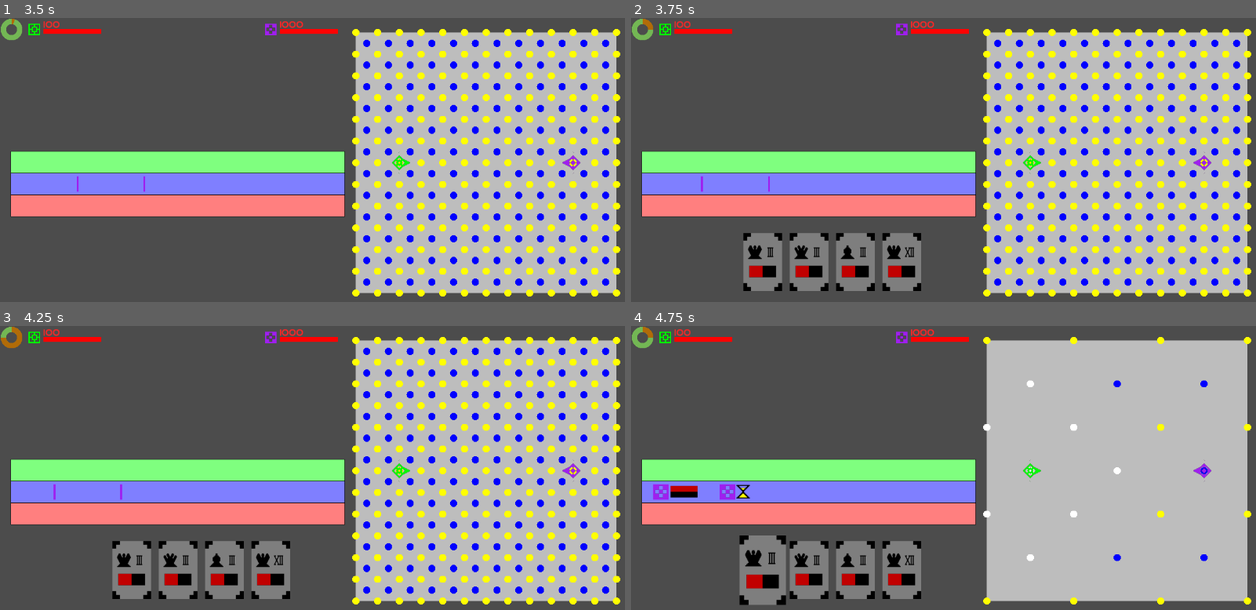
Above: before the commit, frames 1-4 (two rows, left to right).
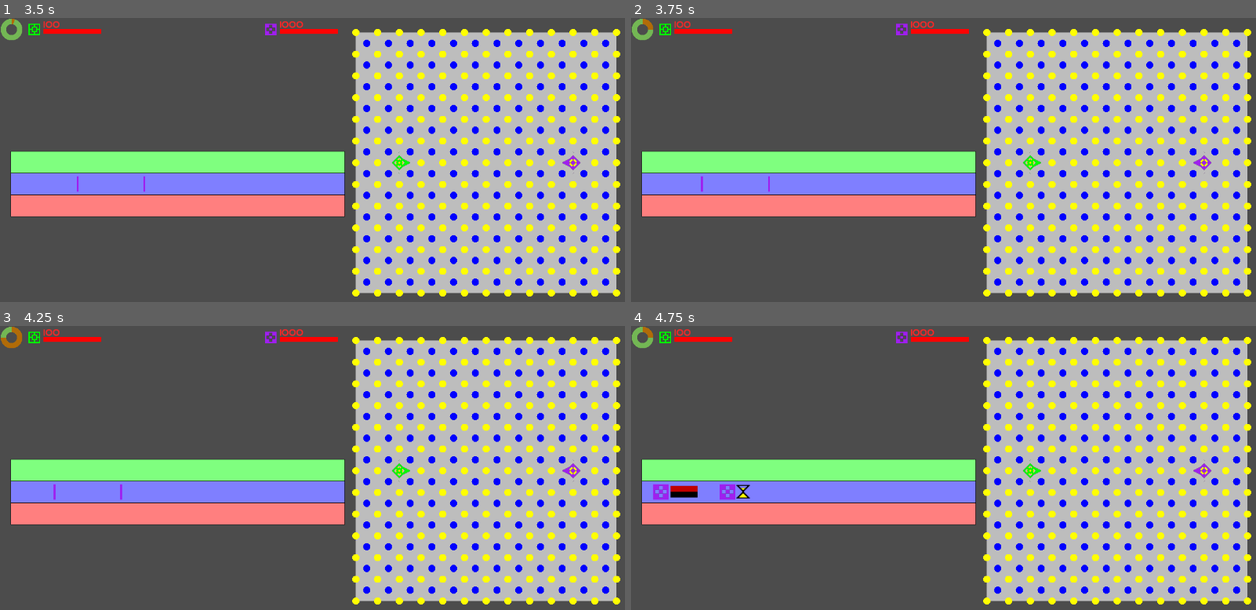
Above: after the commit, the same moments.

Repository: Pe3Hu/kanikani
Game: Godot game, scene res://scenes/Game.tscn
Two runs of this game, one before a commit and one after it. Both use one fixed random seed, a clock stepped at 60 frames per second and the inputs below.
Inputs (mouse positions are in pixels of both pictures, inside the frame that each line leads up to):
- Up to frame 1 (3.5 s): tap Enter at 0.5, 2 s; move the mouse to (450, 148) at 0.52 s; hold W 0.53-1.28 s; tap Q at 0.6, 2.85 s; click (450, 148) at 0.67 s; tap Space at 1.25, 2.75 s; move the mouse to (187, 177) at 1.27 s; hold S 1.28-2.03 s; tap 1 at 1.35 s; move the mouse to (375, 100) at 2.02 s; hold W from 2.03 s (still down); tap 2 at 2.1 s; move the mouse to (281, 219) at 2.77 s; click (281, 219) at 2.92 s
- Up to frame 2 (3.75 s): tap Enter at 3.5 s; move the mouse to (1131, 205) at 3.52 s; release W at 3.53 s; hold A from 3.53 s (still down); tap 1 at 3.6 s
- Up to frame 3 (4.25 s): keep holding A
- Up to frame 4 (4.75 s): keep holding A; move the mouse to (762, 570) at 4.27 s; tap 2 at 4.35 s; click (762, 570) at 4.42 s

Frame 1 is identical in both runs. In frame 2, 4.9% of the frame differs, in the area x 17-47%, y 75-97%; in frame 3, 4.9%; in frame 4, 13%, in the area x 17-100%, y 3-99%.

Commit message:
update version 0.0071
1. check 12 king func fix
2. Effect update_max func added
3. Cord update_pauses added

Diff:
--- a/scripts/Classes_1.gd
+++ b/scripts/Classes_1.gd
@@ -82,168 +82,6 @@
 			obj.ballroom.dict.dot[arr.n.front()][arr.dot.front().vec.grid.y].append(obj.ballroom.dict.position[input.position])
 			obj.ballroom.dict.position[input.position].arr.n.append(arr.n.front())
 
-class Examinee:
-	var dict = {}
-	var obj = {}
-
-	func _init(input_):
-		obj.exam = input_.exam
-		var team = obj.exam.obj.examiner.obj.troupe.word.team
-		var ballroom = obj.exam.obj.examiner.obj.troupe.obj.ballroom
-		var dancers = ballroom.dict.troupe[Global.dict.opponent[team]].arr.dancer
-
-		for key in input_.description.keys():
-			dict[key] = []
-			var data = input_.description[key]
-			var arr_ = find_dancers(dancers,data)
-			dict[key].append_array(arr_)
-
-	func find_dancers(dancers_,key_):
-		var dancers = []
-
-		match key_:
-			"all":
-				return dancers_
-			"max health":
-				var datas = []
-
-				for dancer in dancers_:
-					var data = {}
-					data.dancer = dancer
-					data.value = dancer.get_health()
-					datas.append(data)
-
-				datas.sort_custom(Classes_0.Sorter, "sort_descending")
-				dancers.append(datas.front().dancer)
-
-		return dancers
-
-	func get_goal():
-		var goal = Vector2()
-
-		for main in dict.main:
-			goal += main.vec.position
-
-		goal /= dict.main.size()
-		return goal
-
-class Zone:
-	var word = {}
-	var arr = {}
-	var vec = {}
-	var obj = {}
-	var color = {}
-
-	func _init(input_):
-		vec.distance = input_.description.distance
-		vec.size = input_.description.vector
-		word.type = input_.description.type
-		arr.vertex = []
-		obj.exam = input_.exam
-		color.background = Color.black
-
-	func set_vertexs():
-		match word.type:
-			"circle":
-				var position = obj.exam.obj.card.obj.pas.obj.dot.vec.position
-				arr.vertex.append(position)
-
-	func check_examine(examine_,type_):
-		var inside = null
-
-		match word.type:
-			"circle":
-				var d = arr.vertex.front().distance_to(examine_.vec.position)
-				inside = d <= vec.size.x
-
-		match type_:
-			"inside":
-				return !inside
-			"outside":
-				return inside
-
-class Penalty:
-	var num = {}
-	var word = {}
-	var arr = {}
-	var obj = {}
-
-	func _init(input_):
-		num.value = input_.description.value
-		word.type = input_.description.type
-		word.effect = input_.description.effect
-		obj.exam = input_.exam
-		arr.dancer = []
-
-	func punishment():
-		for dancer in arr.dancer:
-			match word.effect:
-				"instantaneous":
-					match word.type:
-						"percent":
-							var damage = float(dancer.obj.feature.dict["health"].max*num.value)/100
-							dancer.get_damage(damage)
-
-		arr.dancer = []
-
-class Challenge:
-	var num = {}
-	var word = {}
-	var flag = {}
-	var obj = {}
-
-	func _init(input_):
-		num.preparation = {}
-		num.preparation.max = input_.description.preparation
-		num.preparation.current = 0
-		num.hitch = input_.description.hitch
-		num.rest = input_.description.rest
-		word.type = input_.description.type
-		flag.aim = input_.description.aim
-		flag.convergence = input_.description.convergence
-		obj.exam = input_.exam
-
-	func check_examinees():
-		for secondary in obj.exam.obj.examinee.dict.secondary:
-			if obj.exam.obj.zone.check_examine(secondary,word.type):
-				if !obj.exam.obj.penalty.arr.dancer.has(secondary):
-					obj.exam.obj.penalty.arr.dancer.append(secondary)
-
-		print(obj.exam.obj.examinee.dict.secondary,obj.exam.obj.penalty.arr.dancer)
-		if obj.exam.obj.penalty.arr.dancer.size() > 0:
-			obj.exam.obj.penalty.punishment()
-
-class Exam:
-	var word = {}
-	var obj = {}
-
-	func _init(input_):
-		word.name = input_.name
-		obj.examiner = input_.examiner
-		obj.ballroom = obj.examiner.obj.troupe.obj.ballroom
-		obj.card = null
-
-	func set_descriptions():
-		var description = Global.dict.exam.description[word.name]
-
-		for key in description.keys():
-			var input = {}
-			input.exam = self
-			input.description = description[key]
-
-			match key:
-				"examinee":
-					obj.examinee = Classes_1.Examinee.new(input)
-				"challenge":
-					obj.challenge = Classes_1.Challenge.new(input)
-				"zone":
-					obj.zone = Classes_1.Zone.new(input)
-				"penalty":
-					obj.penalty = Classes_1.Penalty.new(input)
-
-	func end():
-		obj.ballroom.arr.exam.erase(self)
-
 class Feature:
 	var obj = {}
 	var dict = {}
@@ -281,11 +119,12 @@
 		dict[name_].discard.append(part_)
 
 	func fill_hand():
+		discard_hand()
+
 		for name_ in dict.keys():
 			while dict[name_].hand.size() < num.draw[name_] && !flag.empty[name_]:
 				draw_part(name_)
 
-		check_12_king()
 		mix_parts()
 
 	func draw_part(name_):
@@ -300,7 +139,6 @@
 				dict[name_].option.append(dict[name_].deck.pop_front())
 
 	func regain_discard(name_):
-		print("#")
 		while dict[name_].discard.size() > 0:
 			dict[name_].deck.append(dict[name_].discard.pop_front())
 
@@ -313,9 +151,10 @@
 			data = get_part(data)
 
 			if data.part != null:
-				if data.key != "option":
+				if data.key != "hand":
+					dict[data.name][data.key].append(dict[data.name].hand.pop_back())
 					dict[data.name][data.key].erase(data.part)
-					dict[data.name].option.append(data.part)
+					dict[data.name].hand.append(data.part)
 
 	func get_part(data_):
 		data_.key = null
@@ -323,18 +162,23 @@
 
 		for key in Global.arr.croupier:
 			for part in dict[data_.name][key]:
-				match data_.part:
+				match data_.name:
 					"pas":
 						if part.num.layer == data_.layer && part.word.chesspiece == data_.chesspiece:
 							data_.part = part
 							data_.key = key
 							return data_
-
 		return data_
 
 	func mix_parts():
 		for name_ in dict.keys():
 			dict[name_].option.shuffle()
+
+		for _i in num.n:
+			for name_ in dict.keys():
+				dict[name_].hand.append(dict[name_].option.pop_front())
+
+		check_12_king()
 
 		for _i in num.n:
 			var data = {}
@@ -342,16 +186,21 @@
 			data.temp = obj.dancer.obj.troupe.word.team == "mob"
 
 			for name_ in dict.keys():
-				data[name_] = dict[name_].option.pop_front()
+				data[name_] = dict[name_].hand[_i]
 
 			Global.obj.easel.add_card(data)
 
 	func discard_hand():
 		for name_ in dict.keys():
 			while dict[name_].hand.size() > 0:
-				dict[name_].discard.append(dict[name_].hand.pop_front())
+				var hand = dict[name_].hand.pop_front()
+				dict[name_].discard.append(hand)
+				hand.obj.card.obj[name_].obj.card = null
+
 			while dict[name_].option.size() > 0:
 				dict[name_].discard.append(dict[name_].option.pop_front())
+
+			flag.empty[name_] = false
 
 class Dancer:
 	var num = {}
@@ -454,7 +303,7 @@
 		var input = {}
 		input.examiner = self
 		input.name = name_
-		var exam = Classes_1.Exam.new(input)
+		var exam = Classes_2.Exam.new(input)
 		arr.exam.append(exam)
 
 	func shift(step_):
--- a/scripts/Classes_2.gd
+++ b/scripts/Classes_2.gd
@@ -119,7 +119,171 @@
 		Global.obj.ballroom.find_nearest_dot(goal)
 		obj.dot = Global.current.dot
 		obj.card.obj.exam.obj.zone.set_vertexs()
-		print(obj.dot.vec.position)
+		Global.current.dancer.get_angle_by_target(obj.dot)
+
+class Examinee:
+	var dict = {}
+	var obj = {}
+
+	func _init(input_):
+		obj.exam = input_.exam
+		var team = obj.exam.obj.examiner.obj.troupe.word.team
+		var ballroom = obj.exam.obj.examiner.obj.troupe.obj.ballroom
+		var dancers = ballroom.dict.troupe[Global.dict.opponent[team]].arr.dancer
+
+		for key in input_.description.keys():
+			dict[key] = []
+			var data = input_.description[key]
+			var arr_ = find_dancers(dancers,data)
+			dict[key].append_array(arr_)
+
+	func find_dancers(dancers_,key_):
+		var dancers = []
+
+		match key_:
+			"all":
+				return dancers_
+			"max health":
+				var datas = []
+
+				for dancer in dancers_:
+					var data = {}
+					data.dancer = dancer
+					data.value = dancer.get_health()
+					datas.append(data)
+
+				datas.sort_custom(Classes_0.Sorter, "sort_descending")
+				dancers.append(datas.front().dancer)
+
+		return dancers
+
+	func get_goal():
+		var goal = Vector2()
+
+		for main in dict.main:
+			goal += main.vec.position
+
+		goal /= dict.main.size()
+		return goal
+
+class Zone:
+	var word = {}
+	var arr = {}
+	var vec = {}
+	var obj = {}
+	var color = {}
+
+	func _init(input_):
+		vec.distance = input_.description.distance
+		vec.size = input_.description.vector
+		word.type = input_.description.type
+		obj.exam = input_.exam
+		color.background = Color.black
+
+	func set_vertexs():
+		arr.vertex = []
+
+		match word.type:
+			"circle":
+				var position = obj.exam.obj.card.obj.pas.obj.dot.vec.position
+				arr.vertex.append(position)
+
+		print("zone",arr.vertex)
+
+	func check_examine(examine_,type_):
+		var inside = null
+
+		match word.type:
+			"circle":
+				var d = arr.vertex.front().distance_to(examine_.vec.position)
+				inside = d <= vec.size.x
+
+		match type_:
+			"inside":
+				return !inside
+			"outside":
+				return inside
+
+class Penalty:
+	var num = {}
+	var word = {}
+	var arr = {}
+	var obj = {}
+
+	func _init(input_):
+		num.value = input_.description.value
+		word.type = input_.description.type
+		word.effect = input_.description.effect
+		obj.exam = input_.exam
+		arr.dancer = []
+
+	func punishment():
+		for dancer in arr.dancer:
+			match word.effect:
+				"instantaneous":
+					match word.type:
+						"percent":
+							var damage = float(dancer.obj.feature.dict["health"].max*num.value)/100
+							dancer.get_damage(damage)
+
+		arr.dancer = []
+
+class Challenge:
+	var num = {}
+	var word = {}
+	var flag = {}
+	var obj = {}
+
+	func _init(input_):
+		num.preparation = {}
+		num.preparation.max = input_.description.preparation
+		num.preparation.current = 0
+		num.hitch = input_.description.hitch
+		num.rest = input_.description.rest
+		word.type = input_.description.type
+		flag.aim = input_.description.aim
+		flag.convergence = input_.description.convergence
+		obj.exam = input_.exam
+
+	func check_examinees():
+		for secondary in obj.exam.obj.examinee.dict.secondary:
+			if obj.exam.obj.zone.check_examine(secondary,word.type):
+				if !obj.exam.obj.penalty.arr.dancer.has(secondary):
+					obj.exam.obj.penalty.arr.dancer.append(secondary)
+
+		if obj.exam.obj.penalty.arr.dancer.size() > 0:
+			obj.exam.obj.penalty.punishment()
+
+class Exam:
+	var word = {}
+	var obj = {}
+
+	func _init(input_):
+		word.name = input_.name
+		obj.examiner = input_.examiner
+		obj.ballroom = obj.examiner.obj.troupe.obj.ballroom
+		obj.card = null
+
+	func set_descriptions():
+		var description = Global.dict.exam.description[word.name]
+
+		for key in description.keys():
+			var input = {}
+			input.exam = self
+			input.description = description[key]
+
+			match key:
+				"examinee":
+					obj.examinee = Classes_2.Examinee.new(input)
+				"challenge":
+					obj.challenge = Classes_2.Challenge.new(input)
+				"zone":
+					obj.zone = Classes_2.Zone.new(input)
+				"penalty":
+					obj.penalty = Classes_2.Penalty.new(input)
+
+	func end():
+		obj.ballroom.arr.exam.erase(self)
 
 class Card:
 	var obj = {}
@@ -154,7 +318,7 @@
 			contents.erase("hitch")
 		if obj.exam.obj.challenge.num.rest == 0:
 			contents.erase("rest")
-		print(contents)
+
 		for content in contents:
 			var input = {}
 			input.value = null
@@ -228,6 +392,7 @@
 		arr.hand = []
 
 	func next_action():
+		arr.hand = []
 		var team = Global.current.dancer.obj.troupe.word.team
 		Global.current.dancer.obj.croupier.fill_hand()
 
@@ -270,3 +435,9 @@
 		for card in arr.hand:
 			if card.word.border == "denied":
 				arr.hand.erase(card)
+
+	func clean_hand():
+		var childs = Global.node.Hand.get_children()
+
+		for child in childs:
+			child.queue_free()
--- a/scripts/Classes_3.gd
+++ b/scripts/Classes_3.gd
@@ -19,6 +19,7 @@
 		match word.content:
 			"rotate":
 				num.value.current = Global.obj.timeflow.num.delta*num.value.max
+				print("!",num.value.max)
 			"move":
 				num.value.current = Global.obj.timeflow.num.delta*num.value.max
 
@@ -28,24 +29,42 @@
 
 	func apply():
 		update_value()
+
 #		dict.effect.cast = ["stream","splash"]
 #		dict.effect.content = ["rotate","move","damage","heal","instigate","buff","debuff"]
 		match word.content:
 			"rotate":
 				var angle = obj.object.num.angle.target-obj.object.num.angle.current
 				var step = float(min(num.value.current,abs(angle)))*sign(angle)
+				print("@", word.content, angle, " ", step)
 				obj.object.rotate_by(step)
 			"move":
 				var d = obj.object.vec.position.distance_to(obj.act.obj.card.obj.pas.obj.dot.vec.position)
 				var step = float(min(num.value.current,d))
+				print("@", word.content, " ", d, " ", step)
 				obj.object.move_by(step)
 			"aim":
 				obj.act.obj.card.obj.pas.aim()
+				print("#####",obj.act.obj.dancer.num.angle.target)
+				update_max(obj.act.obj.dancer.num.angle.target)
 			"exam":
 				obj.act.obj.card.obj.exam.obj.challenge.check_examinees()
 			"rest":
 				Global.current.dancer = obj.subject
 				Global.obj.easel.next_action()
+
+	func update_max(value_):
+		num.value.max = value_
+
+		match word.content:
+			"rotate":
+				var data = {}
+				data.old = obj.act.num.end
+				obj.act.num.time = obj.dancer.get_time_for_rotate()
+				obj.act.num.end = obj.act.num.begin+obj.act.num.time
+				data.new = obj.act.num.end
+				data.dancer = obj.act.obj.dancer
+				obj.act.obj.cord.update_pauses(data)
 
 class Act:
 	var num = {}
@@ -210,6 +229,38 @@
 		for data in datas:
 			data.act.vec.bias = Vector2(data.x,data.act.vec.position.y)
 
+	func update_pauses(data_):
+		var shift = data_.new-data_.old
+		var acts = []
+
+		for time in dict.pause.keys():
+			for act in dict.pause[time]:
+				if act.obj.dacner == data_.dacner && act.num.begin >= data_.old:
+					acts.append(act)
+					dict.pause[time].erase(act)
+					var data = {}
+					data.value = act.num.end
+					data.act = act
+					obj.timeflow.arr.timeline.erase(data)
+
+		for act in acts:
+			act.num.begin += shift
+			act.num.end += shift
+			var data = {}
+			data.value = act.num.end
+			data.act = act
+			obj.timeflow.arr.timeline.append(data)
+
+			if !dict.pause.keys().has(act.num.end):
+				dict.pause[act.num.end] = []
+
+			dict.pause[act.num.end].append(act)
+
+		update_positions()
+
+	func update_positions():
+		pass
+
 class Dent:
 	var num = {}
 	var arr = {}
@@ -335,6 +386,8 @@
 				act.die()
 
 	func fix_temp():
+		Global.obj.easel.clean_hand()
+
 		for timeline in arr.timeline:
 			if timeline.act.flag.temp:
 				timeline.act.flag.temp = false
--- a/scripts/ExamDescriptions.gd
+++ b/scripts/ExamDescriptions.gd
@@ -13,7 +13,7 @@
 				"convergence": true,
 				"aim": true,
 				"hitch": 0,
-				"rest": 3,
+				"rest": 0,#3
 				"preparation": 1,
 				"type": "claim 0",
 			},
